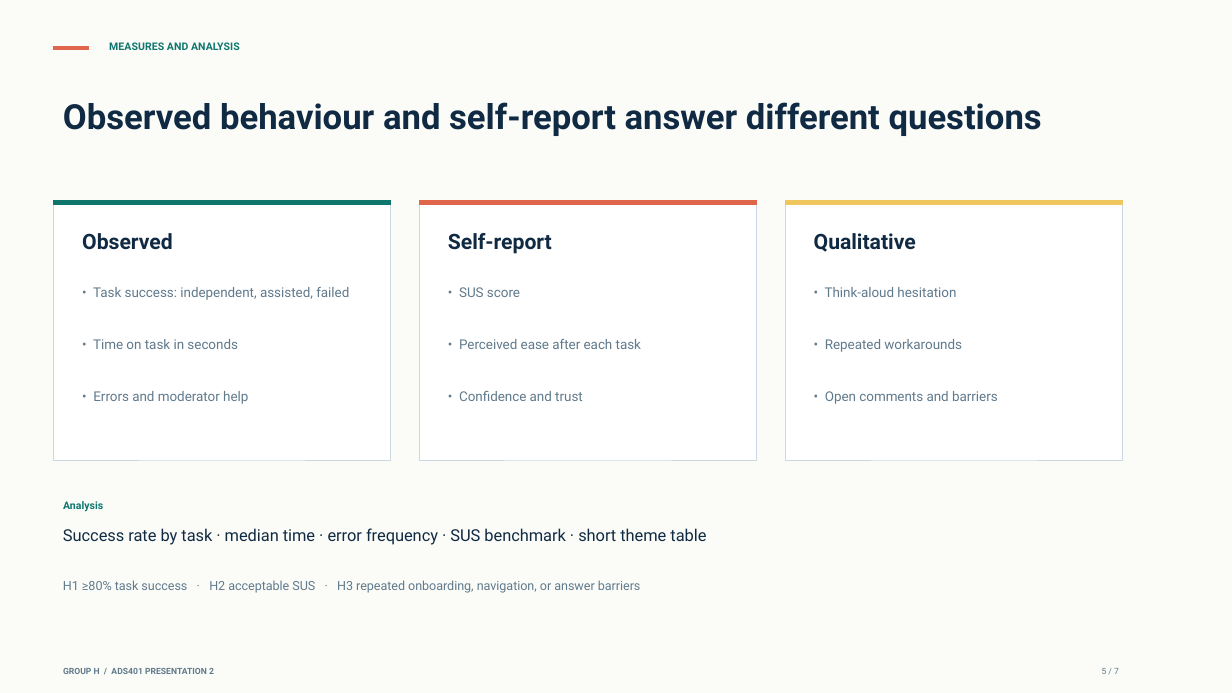
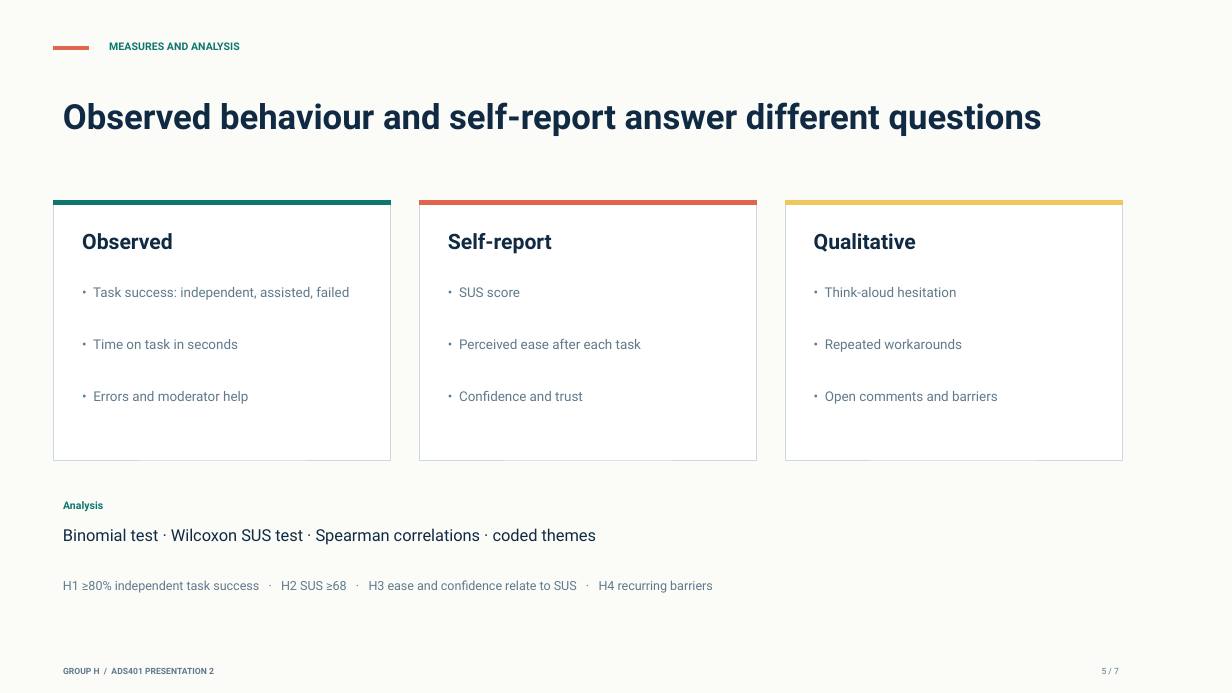
Before and after one commit to KINGer-ai/kinger-ai.github.io, a slide deck: slide 5 of ADS401_GroupH_Presentation2Slides.pptx. Drawn at 1232x693 pixels with LibreOffice and Linux fonts; fonts in the diff are those of the drawing. Boxes give left, top, right and bottom in pixels: in the first picture for what was removed or moved away, otherwise in the second. Text is boxed around its words. In the diff, an @@ line names an element or a change of style, - is before the commit and + after.

```diff
--- a/ADS401_GroupH_Presentation2Slides.pptx
+++ b/ADS401_GroupH_Presentation2Slides.pptx
@@ text at [63,528,597,545]: text changed @@
-Success rate by task · median time · error frequency · SUS benchmark · short theme table
+Binomial test · Wilcoxon SUS test · Spearman correlations · coded themes
@@ text at [63,580,713,593]: text changed @@
-H1 ≥80% task success · H2 acceptable SUS · H3 repeated onboarding, navigation, or answer barriers
+H1 ≥80% independent task success · H2 SUS ≥68 · H3 ease and confidence relate to SUS · H4 recurring barriers
```
Also in this commit, not shown: 2 other slides changed, 29 other files.
